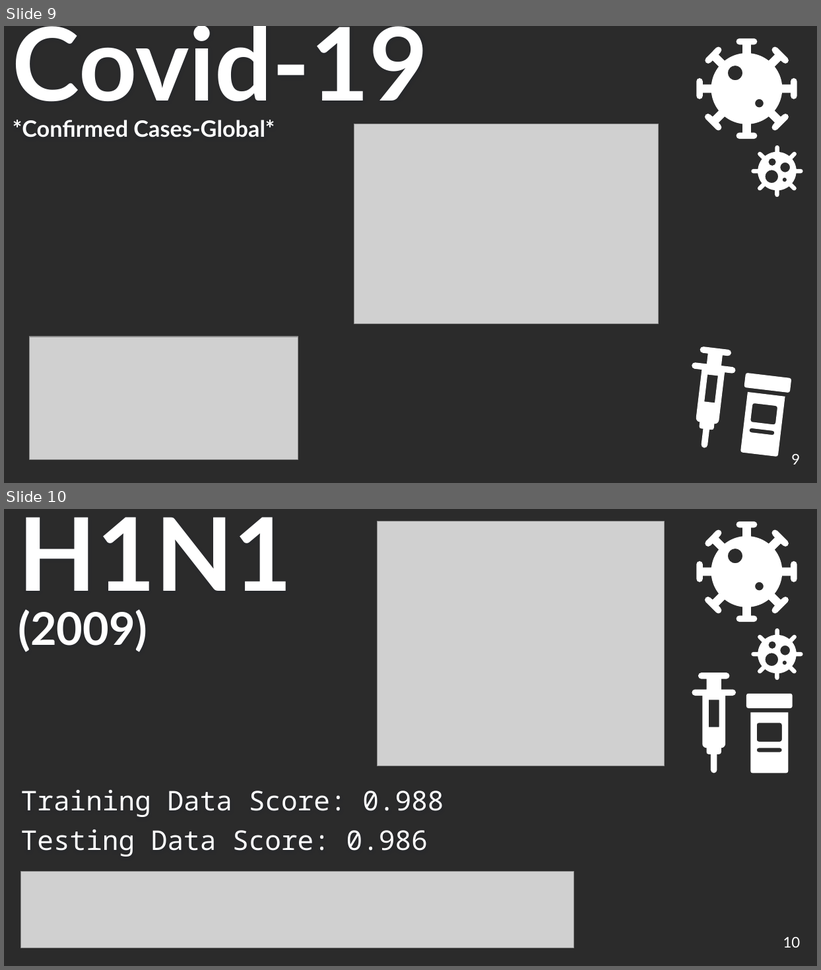
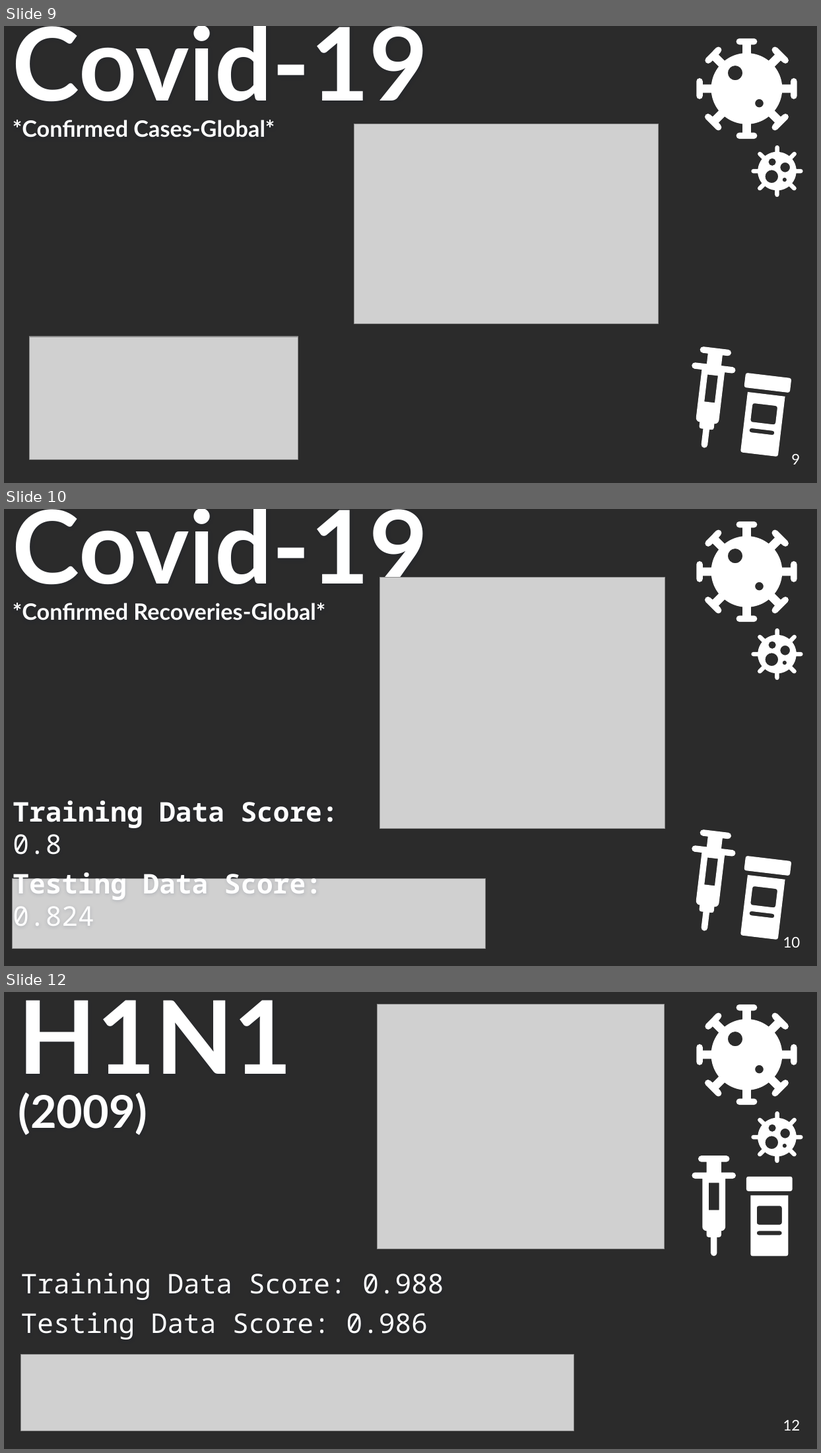
Before and after one commit to bthomas6719/Covid_Examination_Project, a slide deck: Final Project.pptx. Shown one above the other, each under a label of ours: slides 9 and 10 before the commit, slides 9, 10 and 12 after it; the slides between them are not shown. The pictures are 821x970 and 821x1453 pixels, drawn with LibreOffice and Linux fonts; fonts in the diff are those of the drawing; grey boxes stand for pictures; background and template pictures are left out; a plain dark background stands for a picture behind light text. Boxes give left, top, right and bottom in pixels: in the first picture for what was removed or moved away, otherwise in the second. Text is boxed around its words. In the diff, an @@ line names an element or a change of style, - is before the commit and + after.

```diff
--- a/Final Project.pptx
+++ b/Final Project.pptx
@@ slide 10 added at [4,509,817,966], background picture (left out) @@
@@ text added at [13,509,428,621], 20 pt, text #FFFFFF, bold @@
+Covid-19
+*Confirmed Recoveries-Global*
@@ freeform shape added at [697,521,797,622], fill #FFFFFF @@
@@ picture added at [380,577,665,828] @@
@@ freeform shape added at [751,628,803,681], fill #FFFFFF @@
@@ text added at [13,801,339,926], 24 pt, text #FFFFFF, bold @@
+Training Data Score: 0.8
+Testing Data Score: 0.824
@@ freeform shape added at [682,828,737,934], fill #FFFFFF @@
@@ freeform shape added at [744,856,792,876], fill #FFFFFF @@
@@ picture added at [12,879,485,949] @@
@@ freeform shape added at [741,875,785,941], fill #FFFFFF @@
@@ page number added at [783,937,801,948], 13 pt, text #FFFFFF @@
+10
@@ what was slide 10 is now slide 12 @@
@@ page number at [783,1420,801,1431]: text changed @@
-10
+12
```
Also in this commit, not shown: 5 slides changed, 3 other slides added, 3 slides removed.
